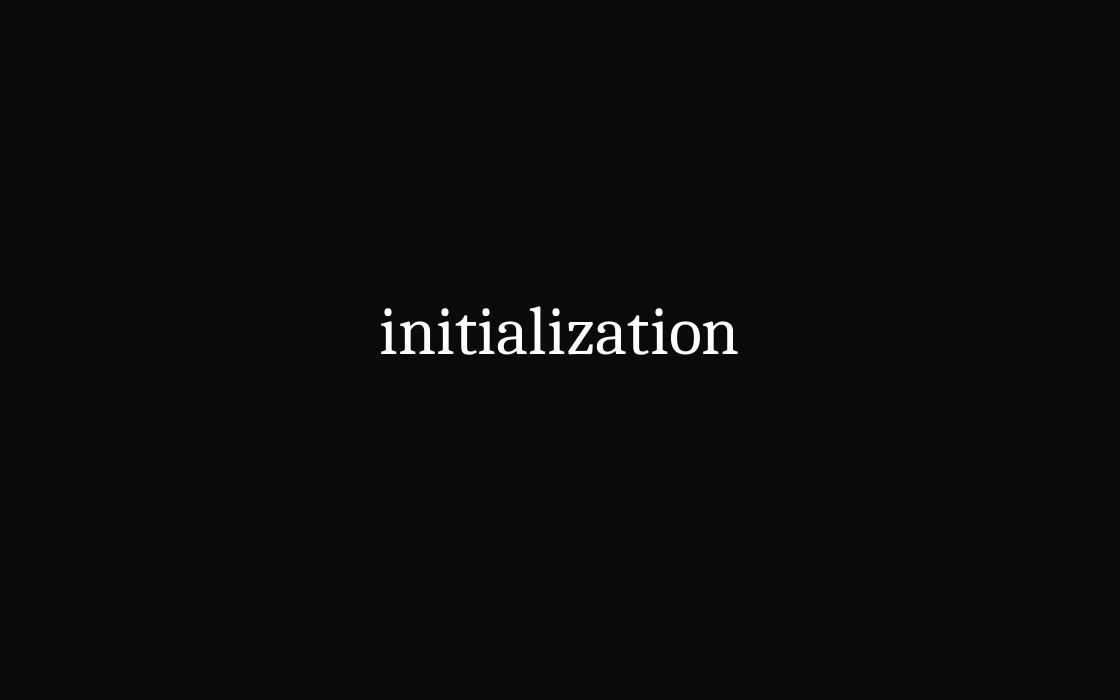
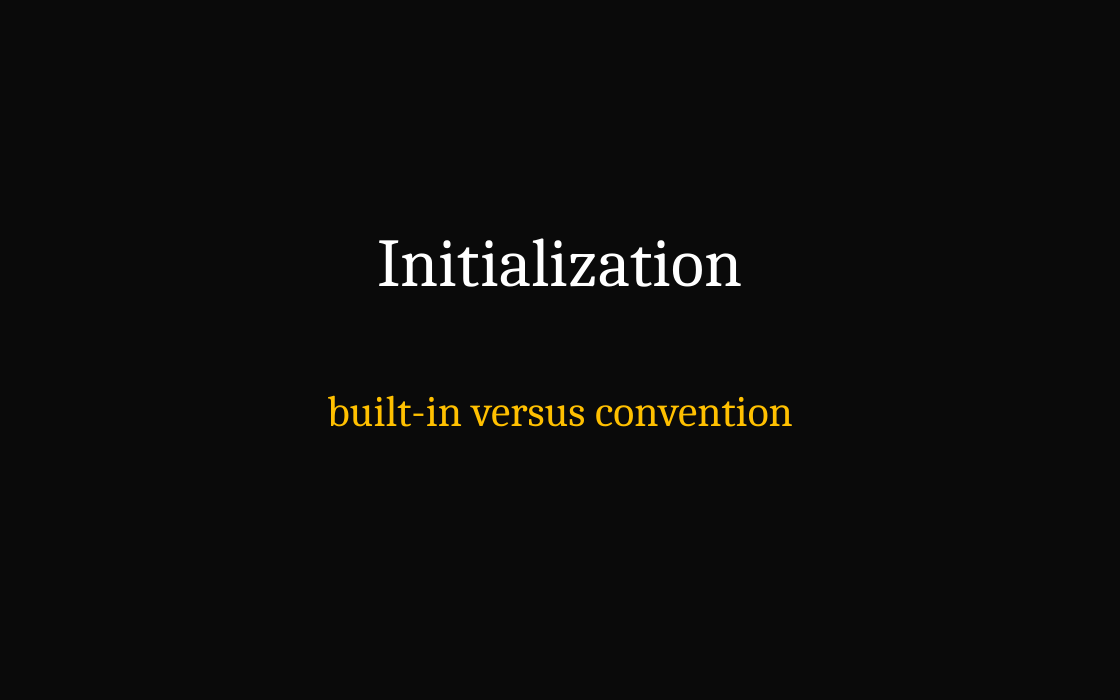
Before and after one commit to kindohm/tccc-jsinheritance, a slide deck: slide 14 of tccc-jsinheritance.pptx (slide 15 before the commit). Drawn at 1120x700 pixels with LibreOffice and Linux fonts; fonts in the diff are those of the drawing. Boxes give left, top, right and bottom in pixels: in the first picture for what was removed or moved away, otherwise in the second. Text is boxed around its words. In the diff, an @@ line names an element or a change of style, - is before the commit and + after.

```diff
--- a/tccc-jsinheritance.pptx
+++ b/tccc-jsinheritance.pptx
@@ text at bbox=[327, 238, 793, 427]: text changed; size 44 to 28 pt; text colour #FFFFFF to #FFC000 @@
-initialization
+Initialization
+built-in versus convention
```
Also in this commit, not shown: 7 other slides changed, 2 slides removed, 1 other file.
